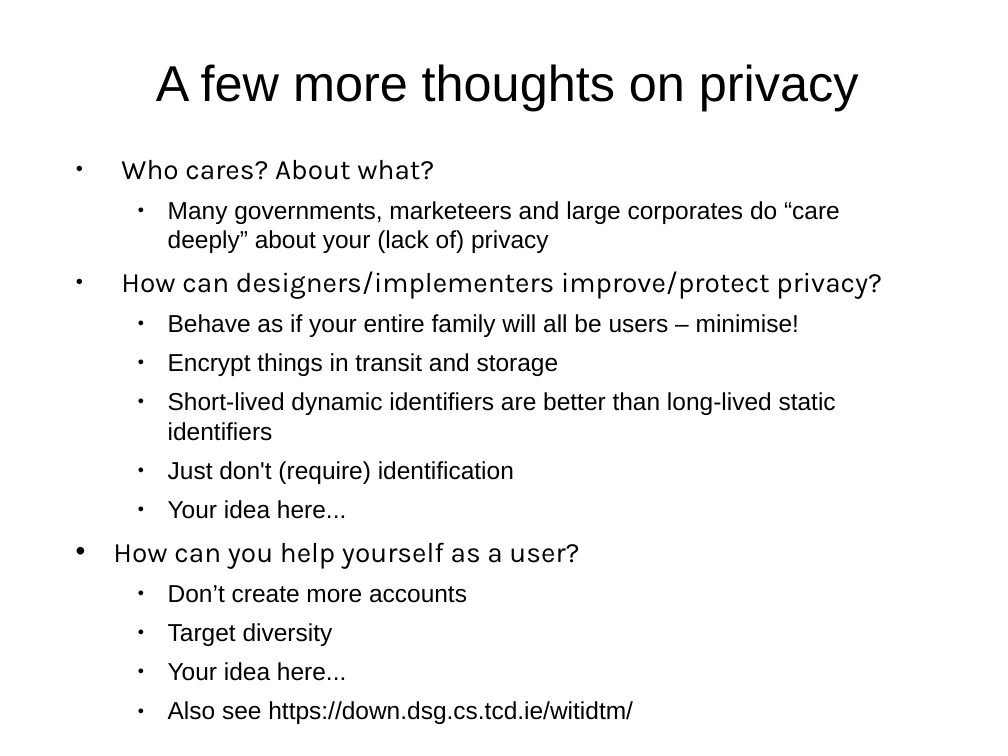
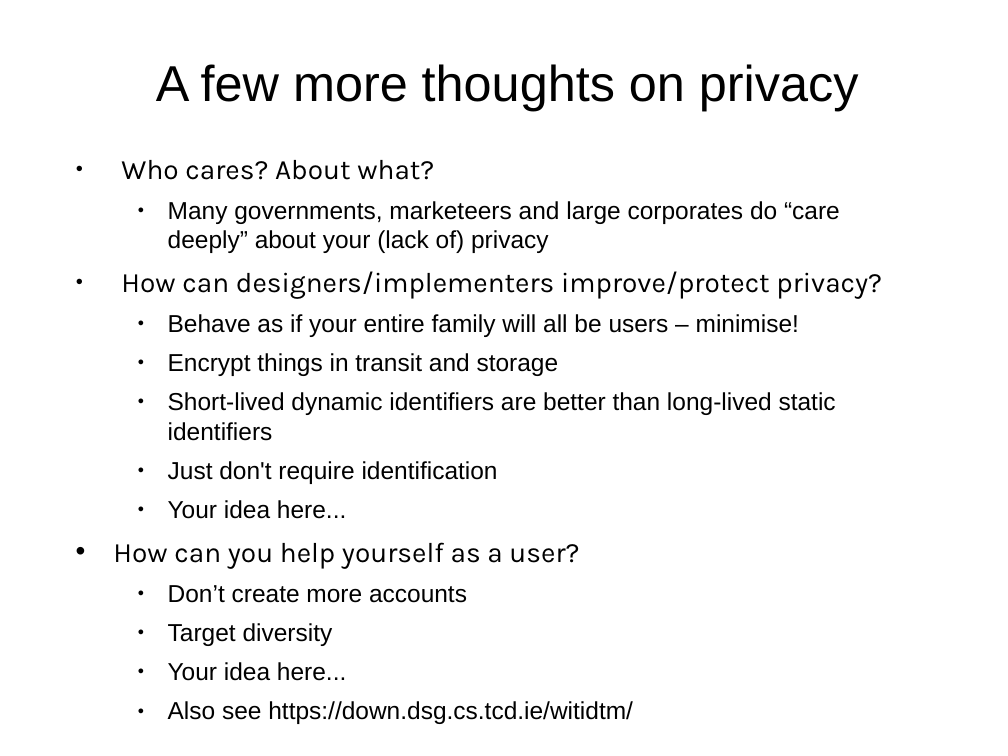
Before and after one commit to sftcd/cs7053, a slide deck: slide 10 of 2023lectures/01-processes.odp. Drawn at 1008x756 pixels with LibreOffice and Linux fonts; fonts in the diff are those of the drawing. Boxes give left, top, right and bottom in pixels: in the first picture for what was removed or moved away, otherwise in the second. Text is boxed around its words. In the diff, an @@ line names an element or a change of style, - is before the commit and + after.

```diff
--- a/2023lectures/01-processes.odp
+++ b/2023lectures/01-processes.odp
@@ text at (168, 461, 498, 484): text changed @@
-  ● Just don't (require) identification
+  ● Just don't require identification
```
Also in this commit, not shown: 1 other slide changed, 4 other files.
